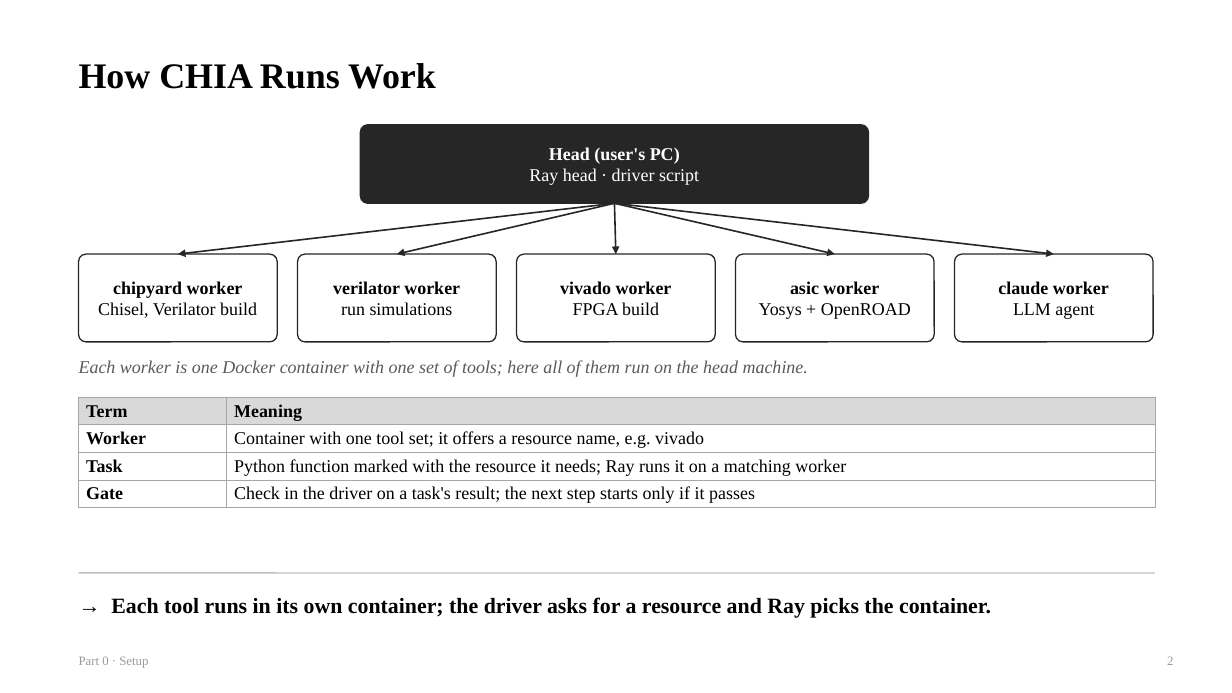
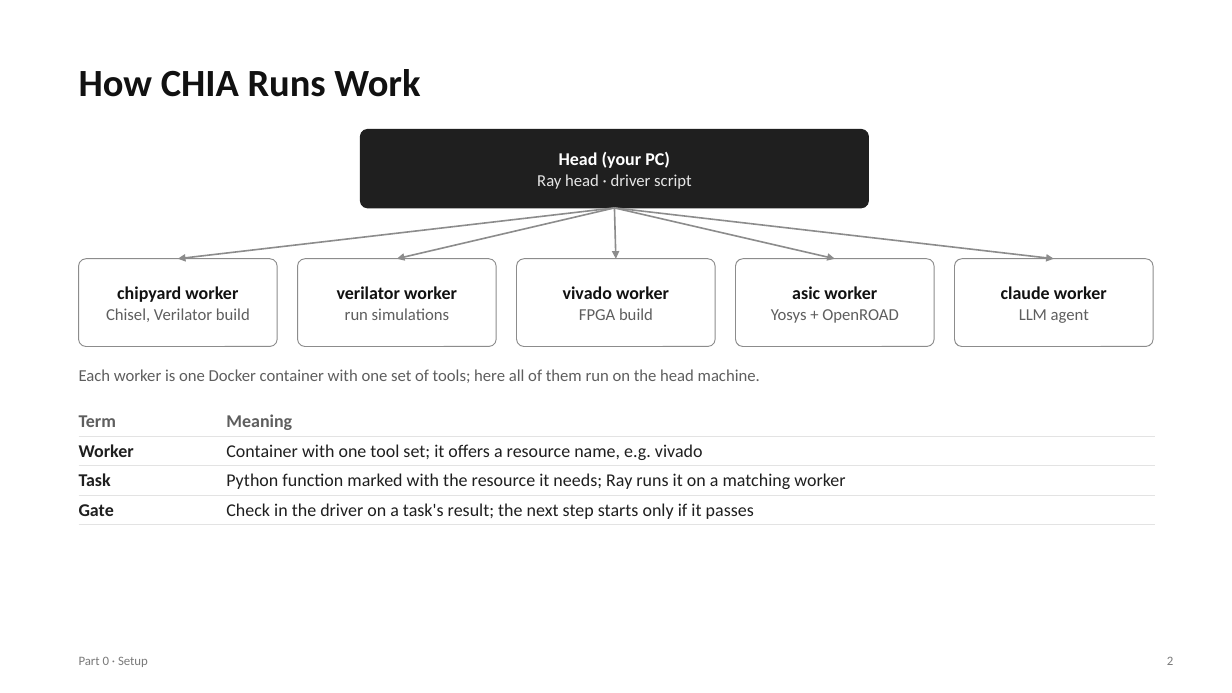
Before and after one commit to chipchip-tech/CHIA-workflow, a slide deck: slide 2 of projects/demo-alu/report/guides/0_Setup.pptx. Drawn at 1232x693 pixels with LibreOffice and Linux fonts; fonts in the diff are those of the drawing. Boxes give left, top, right and bottom in pixels: in the first picture for what was removed or moved away, otherwise in the second. Text is boxed around its words. In the diff, an @@ line names an element or a change of style, - is before the commit and + after.

```diff
--- a/projects/demo-alu/report/guides/0_Setup.pptx
+++ b/projects/demo-alu/report/guides/0_Setup.pptx
@@ text "How CHIA Runs Work" at [79, 69, 420, 97]: size 28 to 30 pt, font Times New Roman to Calibri, text colour #000000 to #111111 @@
@@ rounded rectangle "Head (your PC)" at [360, 129, 869, 208]: fill #262626 to #1F1F1F; outline #262626 1 pt to #1F1F1F 0.75 pt @@
@@ text in rounded rectangle at [537, 174, 691, 189]: size 14 to 13 pt, font Times New Roman to Calibri, text colour #FFFFFF to #E6E6E6 in "Ray head · driver script" @@
@@ text in rounded rectangle at [559, 152, 670, 168]: text changed; font Times New Roman to Calibri @@
-Head (user's PC)
+Head (your PC)
@@ arrow (615, 208) - (178, 259): stroke #262626 1.25 pt to #8C8C8C 1.25 pt @@
@@ arrow (615, 208) - (396, 259): stroke #262626 1.25 pt to #8C8C8C 1.25 pt @@
@@ 6 rounded rectangles, 5 arrows: place and size @@
-6 rounded rectangles, 5 arrows at [79, 125, 1153, 342]
+6 rounded rectangles, 5 arrows at [79, 129, 1153, 347]
@@ arrow (615, 208) - (616, 259): stroke #262626 1.25 pt to #8C8C8C 1.25 pt @@
@@ arrow (615, 208) - (836, 259): stroke #262626 1.25 pt to #8C8C8C 1.25 pt @@
@@ arrow (615, 208) - (1054, 259): stroke #262626 1.25 pt to #8C8C8C 1.25 pt @@
@@ rounded rectangle "chipyard worker" at [79, 259, 277, 347]: font Times New Roman to Calibri; text colour #000000 to #111111 in "chipyard worker"; size 14 to 13 pt, text colour #000000 to #5E5E5E in "Chisel, Verilator build"; outline #262626 1 pt to #8C8C8C 0.75 pt @@
@@ rounded rectangle "verilator worker" at [298, 259, 496, 347]: font Times New Roman to Calibri; text colour #000000 to #111111 in "verilator worker"; size 14 to 13 pt, text colour #000000 to #5E5E5E in "run simulations"; outline #262626 1 pt to #8C8C8C 0.75 pt @@
@@ rounded rectangle "vivado worker" at [517, 259, 715, 347]: font Times New Roman to Calibri; text colour #000000 to #111111 in "vivado worker"; size 14 to 13 pt, text colour #000000 to #5E5E5E in "FPGA build"; outline #262626 1 pt to #8C8C8C 0.75 pt @@
@@ rounded rectangle "asic worker" at [736, 259, 934, 347]: font Times New Roman to Calibri; text colour #000000 to #111111 in "asic worker"; size 14 to 13 pt, text colour #000000 to #5E5E5E in "Yosys + OpenROAD"; outline #262626 1 pt to #8C8C8C 0.75 pt @@
@@ rounded rectangle "claude worker" at [955, 259, 1153, 347]: font Times New Roman to Calibri; text colour #000000 to #111111 in "claude worker"; size 14 to 13 pt, text colour #000000 to #5E5E5E in "LLM agent"; outline #262626 1 pt to #8C8C8C 0.75 pt @@
@@ text "Each worker is one Docker ...": place and size @@
-text "Each worker is one Docker ..." at [79, 360, 808, 377]
+text "Each worker is one Docker ..." at [79, 369, 760, 383]
@@ text "Each worker is one Docker ..." at [79, 369, 760, 383]: size 14 to 13 pt, font Times New Roman to Calibri, text colour #5A5A5A to #5E5E5E, italic off @@
@@ table at [79, 407, 1155, 523] @@
@@ fill #D9D9D9 to none in row 1 @@
@@ fill #FFFFFF to none in 6 cells @@
@@ font Times New Roman to Calibri, text colour #000000 to #1F1F1F @@
@@ text colour #000000 to #5E5E5E in "Term", "Meaning" @@
@@ borders changed @@
@@ table: place and size @@
-table at [79, 397, 1155, 507]
+table at [79, 407, 1155, 523]
@@ line removed from (79, 573) to (1155, 573) @@
@@ text removed at [111, 597, 991, 618] @@
-→ Each tool runs in its own container; the driver asks for a resource and Ray picks the container.
@@ text "Part 0 · Setup" at [79, 657, 148, 667]: font Times New Roman to Calibri, text colour #9A9A9A to #7A7A7A @@
@@ text "2" at [1167, 657, 1173, 665]: font Times New Roman to Calibri, text colour #9A9A9A to #7A7A7A @@
```
Also in this commit, not shown: 7 other slides changed, 13 slides added, 7 slides removed, 2 other files.
